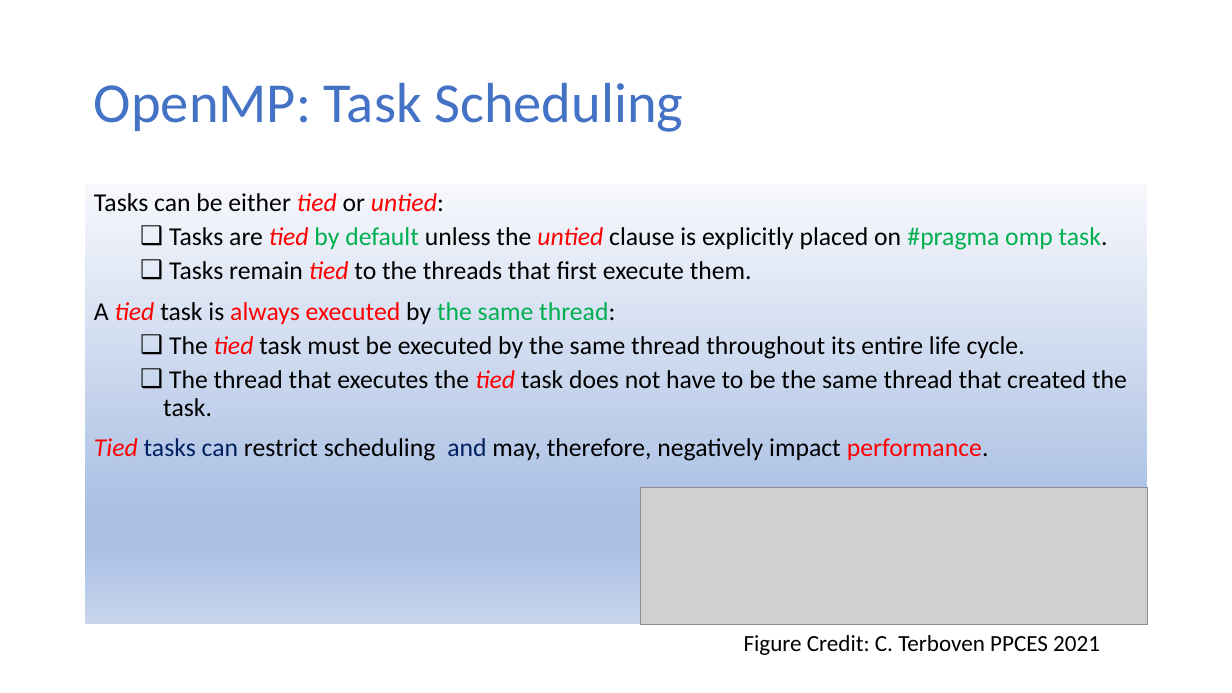
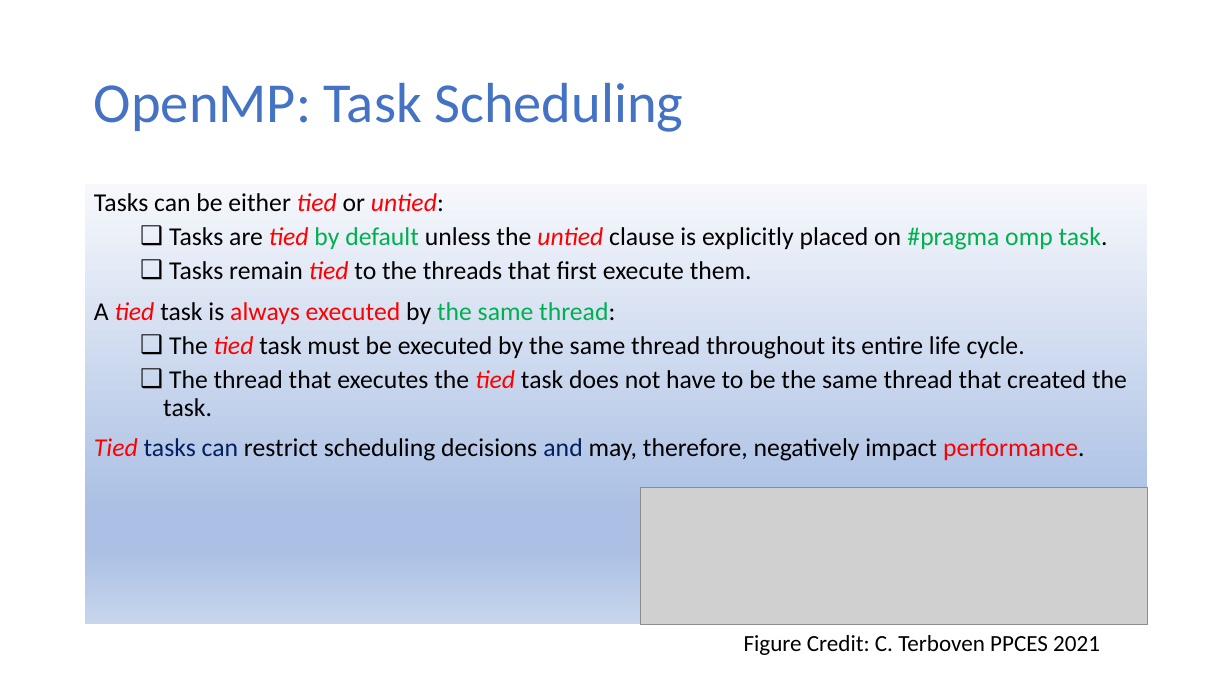
Before and after one commit to ekkapotc/PC, a slide deck: slide 18 of Slides/Lecture 8.pptx. Drawn at 1232x693 pixels with LibreOffice and Linux fonts; fonts in the diff are those of the drawing; grey boxes stand for pictures. Boxes give left, top, right and bottom in pixels: in the first picture for what was removed or moved away, otherwise in the second. Text is boxed around its words. In the diff, an @@ line names an element or a change of style, - is before the commit and + after.

```diff
--- a/Slides/Lecture 8.pptx
+++ b/Slides/Lecture 8.pptx
@@ text at [94,438,1085,461]: text changed @@
-Tied tasks can restrict scheduling and may, therefore, negatively impact performance.
+Tied tasks can restrict scheduling decisions and may, therefore, negatively impact performance.
```
Also in this commit, not shown: 9 other slides changed, 1 other file.
